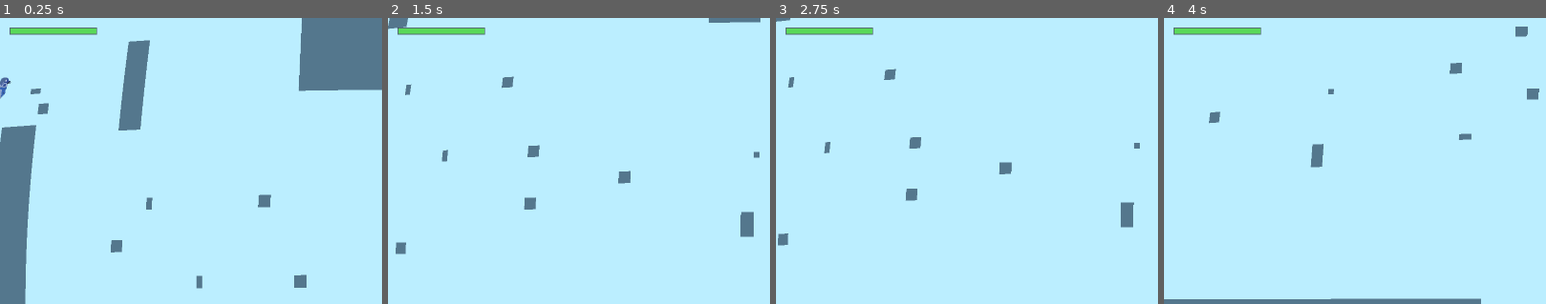
Above: before the commit, frames 1-4 (left to right).
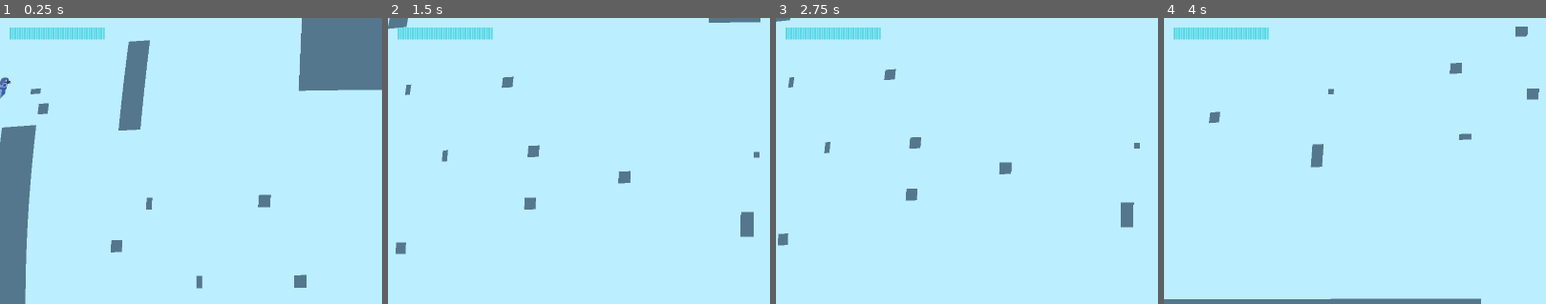
Above: after the commit, the same moments.

Repository: aleksey-45/the-cyancular-ruins
Game: Godot game, scene res://Scenes/Level0.tscn
Two runs of this game, one before a commit and one after it. Both use one fixed random seed, a clock stepped at 60 frames per second and the inputs below.
Inputs (mouse positions are % of the whole screen's width and height, from its top left):
- Up to frame 1 (0.25 s): no input
- Up to frame 2 (1.5 s): move the mouse to (72, 45) at 0.52 s; hold D (right) from 0.53 s (still down); tap 1 (1) at 0.6 s; tap W (up) at 0.77 s; tap 2 (2) at 0.8, 1.35 s; move the mouse to (30, 55) at 1.27 s
- Up to frame 3 (2.75 s): tap W (up) at 1.52 s; tap 3 (3) at 1.55, 2.1 s; move the mouse to (60, 28) at 2.02 s; release D (right) at 2.03 s; hold A (left) from 2.03 s (still down); hold R (R) from 2.03 s (still down)
- Up to frame 4 (4 s): move the mouse to (45, 70) at 2.77 s; release A (left) at 2.78 s; release R (R) at 2.78 s; hold D (right) from 2.78 s (still down); tap R (R) at 2.85 s; tap W (up) at 3.02, 3.77 s; tap 1 (1) at 3.05, 3.6 s; move the mouse to (80, 65) at 3.52 s; tap 2 (2) at 3.8 s
The pictures show only the part of the screen within x 0-50%, y 0-50%; the shares and areas given below are measured in that part.

The runs differ from the first frame. In frame 1, 1.1% of the frame differs, in the area x 2-28%, y 3-8%; in frame 2, 1.1%; in frame 3, 1.1%; in frame 4, 1.1%.

Commit message:
feat(ui): 实现分段式生命值 HUD 条及受击闪烁反馈
- 视觉呈现：实现无边框青色分段生命值指示条，低血量时切换为警示红色
- 动态反馈：生命值扣除时受损分段执行双重白闪与淡出动画

Diff:
--- a/Scenes/hud.gd
+++ b/Scenes/hud.gd
@@ -2,30 +2,76 @@
 extends CanvasLayer
 
 const LAYER := 129  # 在 post-process(128)之上,不受桶形/CRT/变灰影响
-const BAR_W: int = 220
-const BAR_H: int = 18
-const MARGIN: int = 24
+const MARGIN := Vector2(24, 24)
+const SEG_W := 5        # 每根竖条宽
+const SEG_H := 30       # 竖条高
+const SEG_GAP := 1      # 竖条之间的间隔
+const COLOR_NORMAL := Color(0.35, 0.85, 0.9)  # 青色
+const COLOR_LOW := Color(0.8, 0.45, 0.4)      # 血量 <25% 变红
+const LOW_RATIO := 0.25
 
-var _fill: ColorRect
+var _segments: Array[ColorRect] = []
+var _ghost_tweens: Array[Tween] = []  # 与 _segments 并行:掉血段的淡出 tween
+var _last_cur := 0
 
 func _ready() -> void:
 	layer = LAYER
-	var bg := ColorRect.new()
-	bg.position = Vector2(MARGIN, MARGIN)
-	bg.size = Vector2(BAR_W, BAR_H)
-	bg.color = Color(0.0, 0.0, 0.0, 0.55)
-	add_child(bg)
-	_fill = ColorRect.new()
-	_fill.position = Vector2(MARGIN + 2, MARGIN + 2)
-	_fill.size = Vector2(BAR_W - 4, BAR_H - 4)
-	_fill.color = Color(0.35, 0.85, 0.35)
-	add_child(_fill)
 	var p := get_tree().get_first_node_in_group("player")
 	if p != null and p.has_signal("hp_changed"):
+		_build_segments(p.max_hp)
 		p.hp_changed.connect(_on_hp)
 		_on_hp(p.hp, p.max_hp)
 
+# 每个 HP 一根竖条,按最大血量排成一排,竖条之间留一点间隔;无边框。
+func _build_segments(count: int) -> void:
+	for i in range(count):
+		var seg := ColorRect.new()
+		seg.position = Vector2(MARGIN.x + i * (SEG_W + SEG_GAP), MARGIN.y)
+		seg.size = Vector2(SEG_W, SEG_H)
+		seg.color = COLOR_NORMAL
+		add_child(seg)
+		_segments.append(seg)
+		_ghost_tweens.append(null)
+
 func _on_hp(cur: int, max_hp: int) -> void:
 	var ratio := float(cur) / float(max(1, max_hp))
-	_fill.size.x = (BAR_W - 4) * ratio
-	_fill.color = Color(0.85, 0.25, 0.2) if ratio < 0.3 else Color(0.35, 0.85, 0.35)
+	var color := COLOR_LOW if ratio < LOW_RATIO else COLOR_NORMAL
+	for i in _segments.size():
+		var seg := _segments[i]
+		seg.color = color
+		if i < cur:
+			# 存活段:清掉可能残留的淡出 tween,恢复不透明
+			_kill_ghost(i)
+			seg.modulate = Color.WHITE
+			seg.visible = true
+		else:
+			seg.visible = false
+	# 新掉血的段(旧血量→新血量之间):白闪后淡出,提示伤害
+	for i in range(max(cur, 0), _last_cur):
+		_start_ghost(i)
+	_last_cur = cur
+
+# 掉血段效果:变白,停顿片刻后淡出消失。
+func _start_ghost(i: int) -> void:
+	var seg := _segments[i]
+	_kill_ghost(i)
+	seg.color = Color.WHITE
+	seg.modulate = Color.WHITE
+	seg.visible = true
+	var tw := create_tween()
+	tw.tween_interval(0.2)                          # 白闪停顿
+	# 闪烁两下:每次先隐藏再显示
+	for _b in range(2):
+		tw.tween_property(seg, "modulate:a", 0.0, 0.08)  # 隐
+		tw.tween_property(seg, "modulate:a", 1.0, 0.08)  # 显
+	tw.tween_property(seg, "modulate:a", 0.0, 0.2)   # 最后淡出
+	tw.tween_callback(func():
+		seg.visible = false
+		seg.modulate = Color.WHITE
+	)
+	_ghost_tweens[i] = tw
+
+func _kill_ghost(i: int) -> void:
+	if _ghost_tweens[i] != null and _ghost_tweens[i].is_valid():
+		_ghost_tweens[i].kill()
+		_ghost_tweens[i] = null
